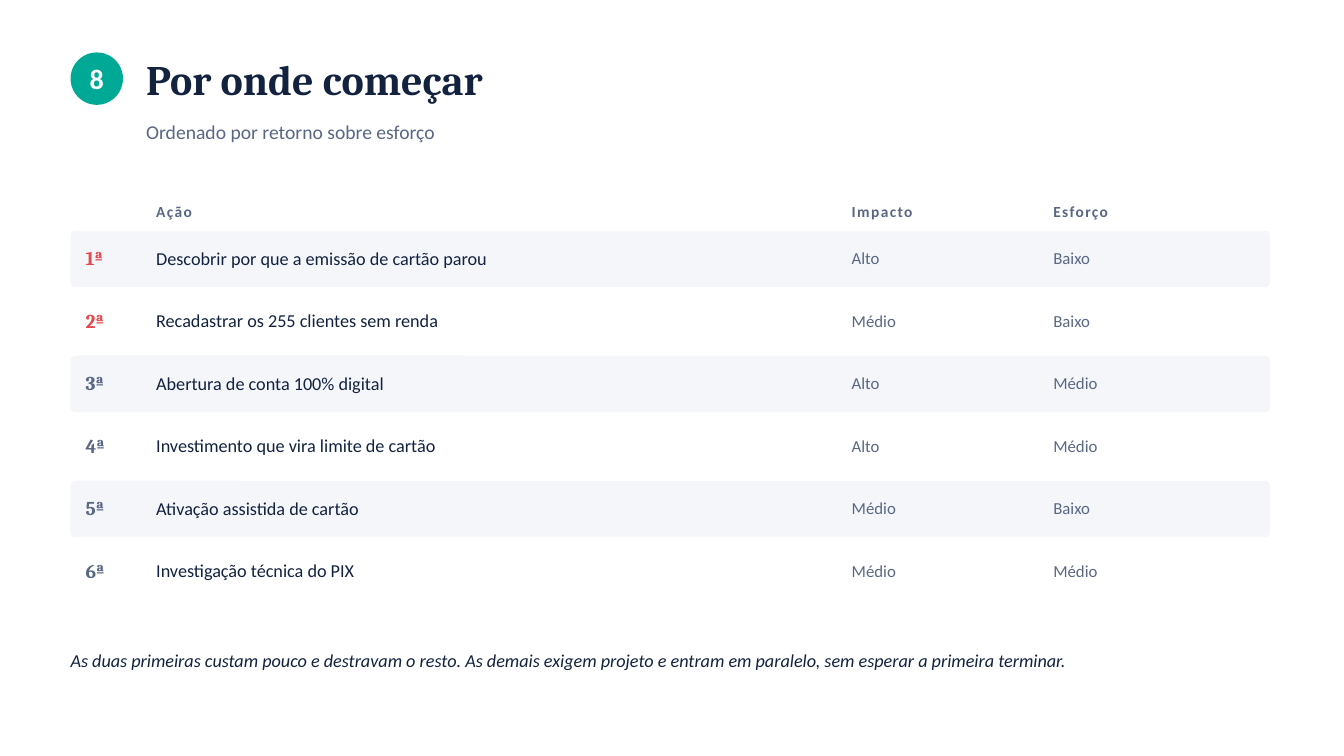
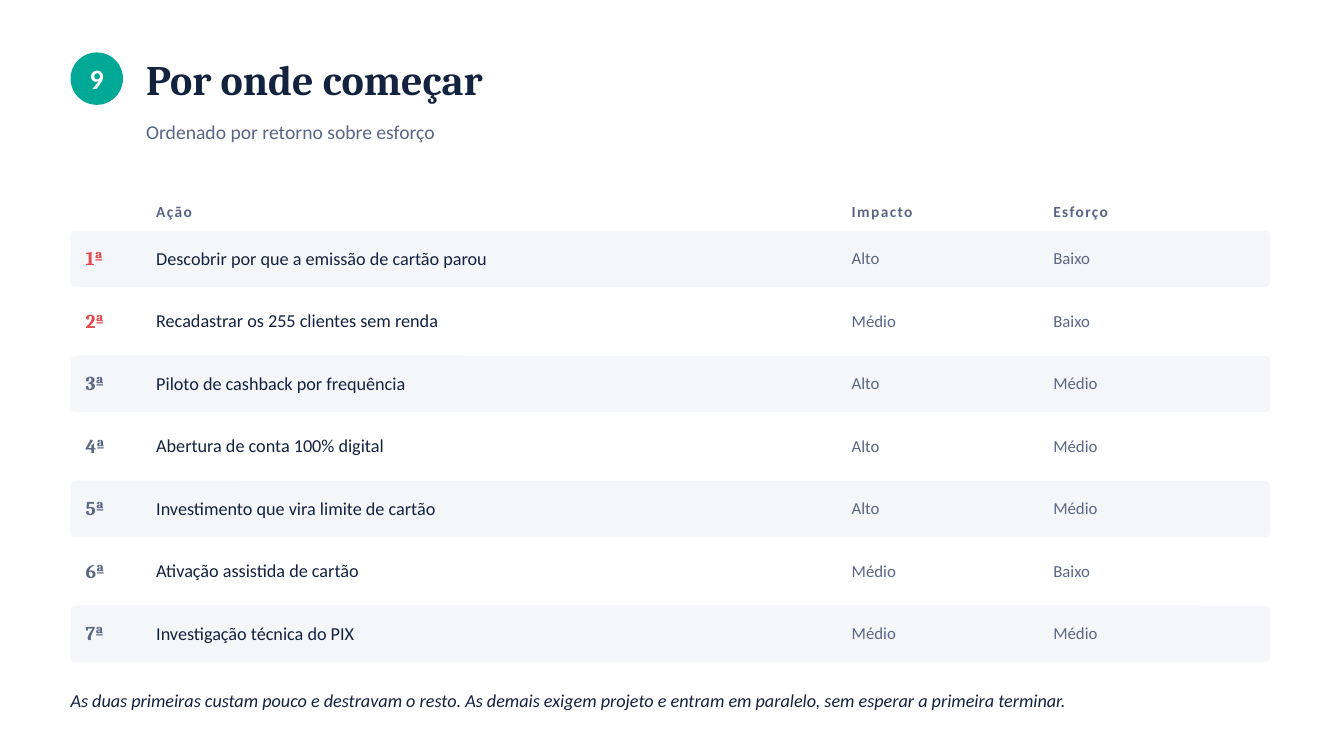
Before and after one commit to Kadayann/Master-Card-Challenge, a slide deck: slide 11 of Priceless_Bank_Apresentacao.pptx (slide 10 before the commit). Drawn at 1344x756 pixels with LibreOffice and Linux fonts; fonts in the diff are those of the drawing. Boxes give left, top, right and bottom in pixels: in the first picture for what was removed or moved away, otherwise in the second. Text is boxed around its words. In the diff, an @@ line names an element or a change of style, - is before the commit and + after.

```diff
--- a/Priceless_Bank_Apresentacao.pptx
+++ b/Priceless_Bank_Apresentacao.pptx
@@ text at (x1=90, y1=70, x2=104, y2=89): text changed @@
-8
+9
@@ text added at (x1=156, y1=377, x2=405, y2=393), 13 pt, text #13223F @@
+Piloto de cashback por frequência
@@ text "Abertura de conta 100% digital" moved from (x1=156, y1=377, x2=384, y2=393) to (x1=156, y1=439, x2=384, y2=455) @@
@@ text removed at (x1=156, y1=439, x2=436, y2=455) @@
-Investimento que vira limite de cartão
@@ text at (x1=156, y1=502, x2=436, y2=518): text changed @@
-Ativação assistida de cartão
+Investimento que vira limite de cartão
@@ text at (x1=852, y1=502, x2=880, y2=514): text changed @@
-Médio
+Alto
@@ text "Médio" moved from (x1=1053, y1=565, x2=1097, y2=577) to (x1=1053, y1=502, x2=1097, y2=514) @@
@@ text added at (x1=156, y1=564, x2=359, y2=580), 13 pt, text #13223F @@
+Ativação assistida de cartão
@@ text "Baixo" moved from (x1=1053, y1=502, x2=1090, y2=514) to (x1=1053, y1=565, x2=1090, y2=577) @@
@@ rounded rectangle added at (x1=71, y1=606, x2=1270, y2=662), fill #F4F6FA @@
@@ text added at (x1=86, y1=627, x2=104, y2=640), 14 pt, text #5A6784, bold @@
+7ª
@@ text "Investigação técnica do PIX" moved from (x1=156, y1=564, x2=354, y2=580) to (x1=156, y1=627, x2=354, y2=643) @@
@@ text added at (x1=852, y1=627, x2=896, y2=639), 12 pt, text #5A6784 @@
+Médio
@@ text added at (x1=1053, y1=627, x2=1097, y2=639), 12 pt, text #5A6784 @@
+Médio
@@ text "As duas primeiras custam pouco ..." moved from (x1=71, y1=654, x2=1065, y2=670) to (x1=71, y1=694, x2=1065, y2=710) @@
```
Also in this commit, not shown: 2 other slides changed, 1 slide added, 1 other file.
